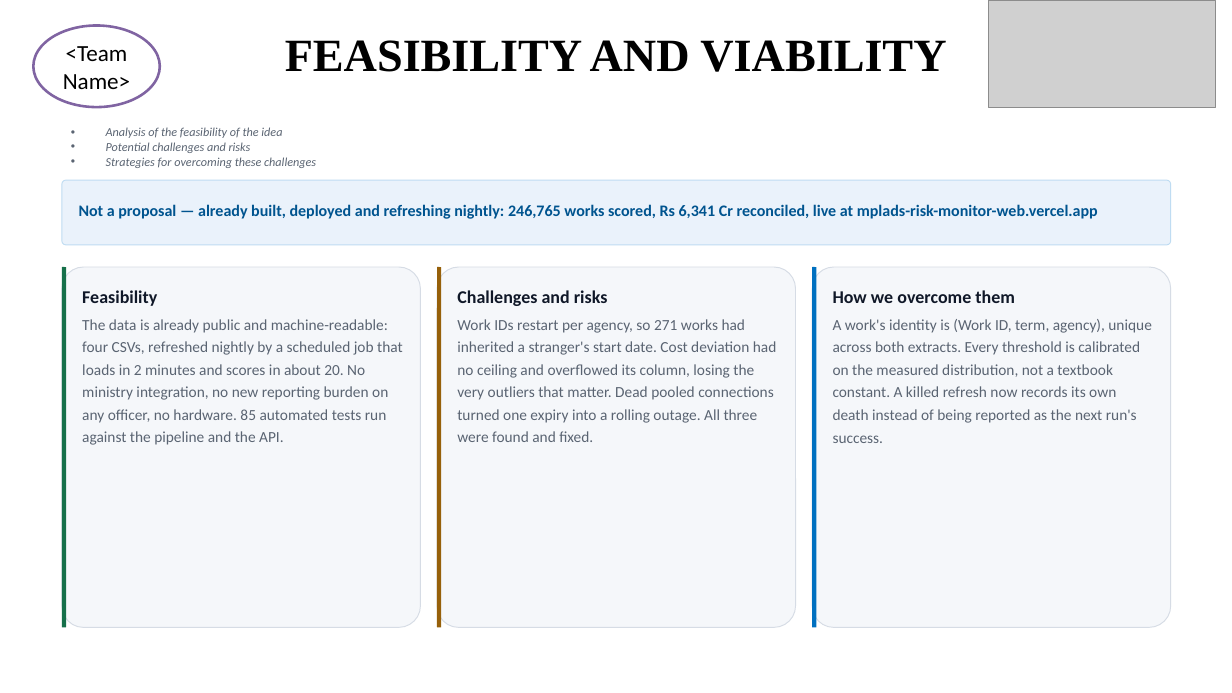
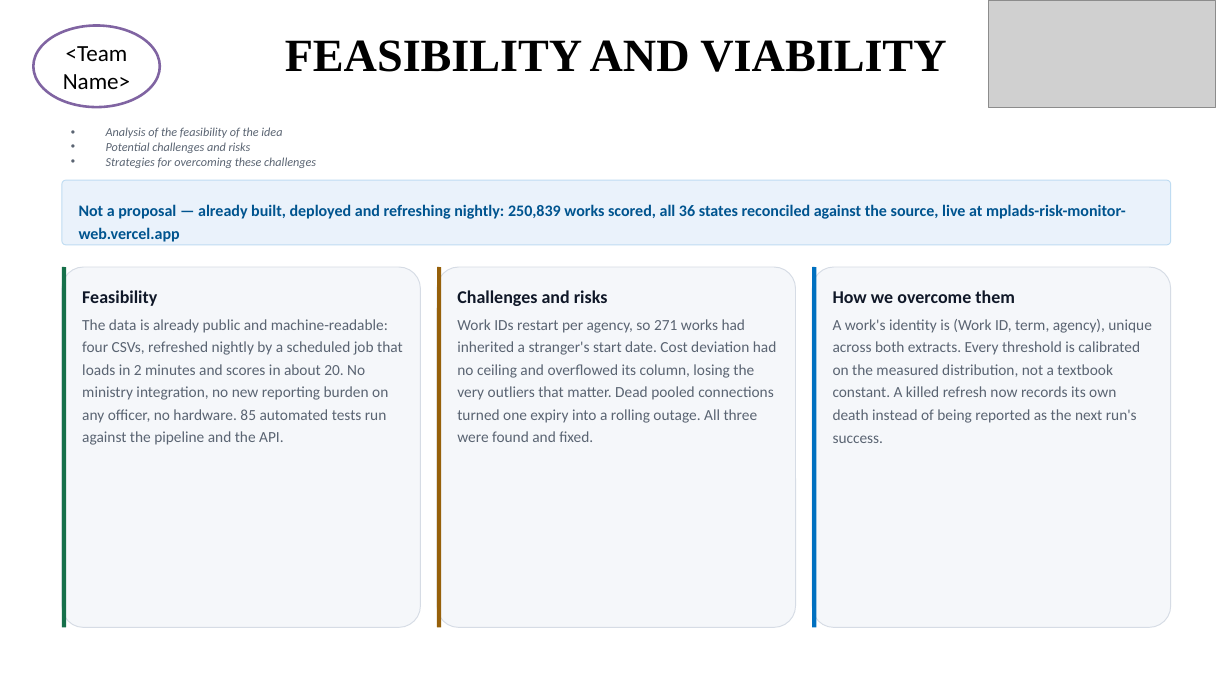
Before and after one commit to fbivinay/SIH-HACKATHON, a slide deck: slide 4 of docs/deck/SIH26102-MPLADS-SIH-Idea.pptx. Drawn at 1232x693 pixels with LibreOffice and Linux fonts; fonts in the diff are those of the drawing; grey boxes stand for pictures. Boxes give left, top, right and bottom in pixels: in the first picture for what was removed or moved away, otherwise in the second. Text is boxed around its words. In the diff, an @@ line names an element or a change of style, - is before the commit and + after.

```diff
--- a/docs/deck/SIH26102-MPLADS-SIH-Idea.pptx
+++ b/docs/deck/SIH26102-MPLADS-SIH-Idea.pptx
@@ text at bbox=[79, 204, 1126, 242]: text changed @@
-Not a proposal — already built, deployed and refreshing nightly: 246,765 works scored, Rs 6,341 Cr reconciled, live at mplads-risk-monitor-web.vercel.app
+Not a proposal — already built, deployed and refreshing nightly: 250,839 works scored, all 36 states reconciled against the source, live at mplads-risk-monitor-web.vercel.app
```
Also in this commit, not shown: 4 other slides changed, 1 other file.
